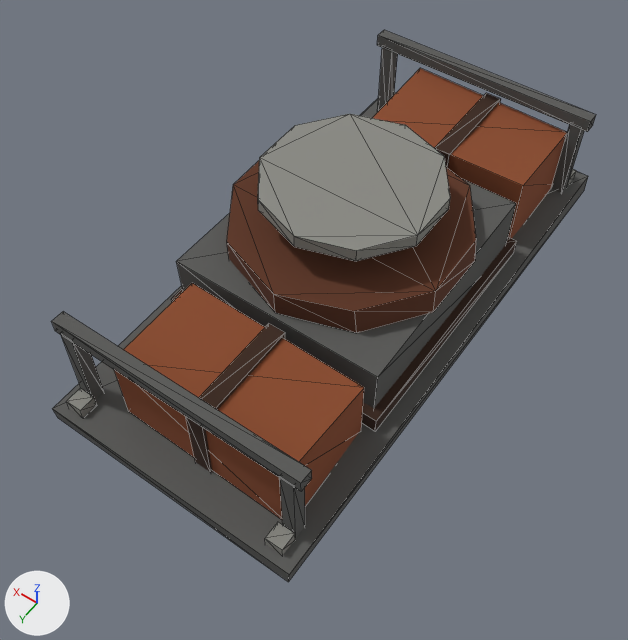
A saved change to the glTF model public/models/wmount_cradle.glb.
The view is the same before and after, from a 50 mm camera at (-0.697, 1.112, 1.568) aimed at (-0.017, 0.158, 0.07). The lights are fixed; the arrows at lower left show +X, +Y and +Z. The picture after the commit comes second. Mesh edges are drawn as thin lines. Vertices at exactly the same position are counted once.

Names of what the first picture shows: 'wmount_cradle'.
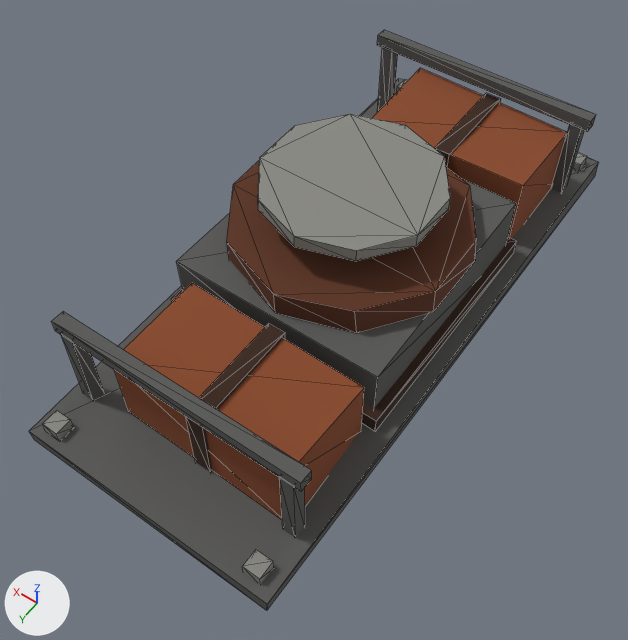
Where the change shows, as pixel boxes (x1, y1, x2, y2) in the pictures (628 x 640 px; the box of a moved part takes in the faces that stretch with it):
'wmount_cradle', reshaped
    before: (52, 30, 596, 582)
    after: (29, 30, 599, 611)
part 1 of me_cube, moved or reshaped
    before: (567, 169, 576, 186)
    after: (573, 153, 587, 171)
part 2 of me_cube, moved or reshaped
    before: (265, 522, 295, 555)
    after: (242, 549, 274, 584)
part 3 of me_cube, moved or reshaped (not visible before)
    after: (397, 80, 408, 92)
part 4 of me_cube, moved or reshaped
    before: (66, 388, 97, 418)
    after: (43, 410, 74, 441)
part 5 of me_cube, moved or reshaped
    before: (52, 99, 588, 582)
    after: (29, 79, 599, 611)

The change, as a list of edits to the scene's bpy script:
```text
Change me_cube:
    used by ob_wmount_cradle; location = (0.0, 0.0, 0.0)
    before: 0 (-0.305, -0.639, -0.001) at pixel (584, 190), 1 (-0.302, -0.643, 0.043) at pixel (588, 176), 2 (-0.304, 0.642, 0.002) at pixel (288, 582), 3 (-0.307, 0.642, 0.041) at pixel (289, 574), 4 (0.303, -0.638, 0.0)
    before: 5 (0.306, -0.642, 0.041), 6 (0.302, 0.637, -0.002) at pixel (58, 418), 7 (0.302, 0.641, 0.038) at pixel (52, 408)
    remove me_cube.from_pydata(...)  # 192 vertices, 304 faces; spans x -0.307..0.306, y -0.643..0.642, z -0.002..0.36
    add me_cube.from_pydata(...)  # 192 vertices, 304 faces; spans x -0.307..0.306, y -0.709..0.708, z -0.002..0.36
    me_cube part 1: the loose piece of 8 vertices spanning x -0.275..-0.235, y -0.62..-0.58, z 0.035..0.065 is moved by (0.0, -0.066, 0.0)
    me_cube part 2: the loose piece of 8 vertices spanning x -0.275..-0.235, y 0.58..0.62, z 0.035..0.065 is moved by (0.0, 0.066, 0.0)
    me_cube part 3: the loose piece of 8 vertices spanning x 0.235..0.275, y -0.62..-0.58, z 0.035..0.065 is moved by (0.0, -0.066, 0.0)
    me_cube part 4: the loose piece of 8 vertices spanning x 0.235..0.275, y 0.58..0.62, z 0.035..0.065 is moved by (0.0, 0.066, 0.0)
    me_cube part 5
    add for i in [0, 1, 4, 5]: me_cube.vertices[i].co += Vector((0.0, -0.066, 0.0))
    add for i in [2, 3, 6, 7]: me_cube.vertices[i].co += Vector((0.0, 0.066, 0.0))
```
